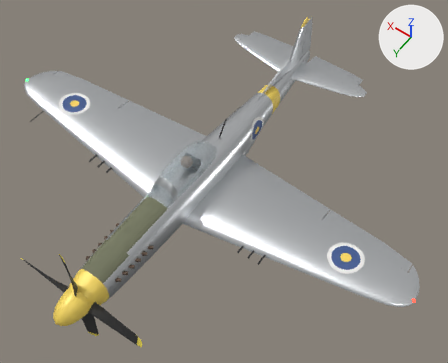
An edit to the glTF model game/assets/models/mustang.glb, drawn before and after from the same camera.
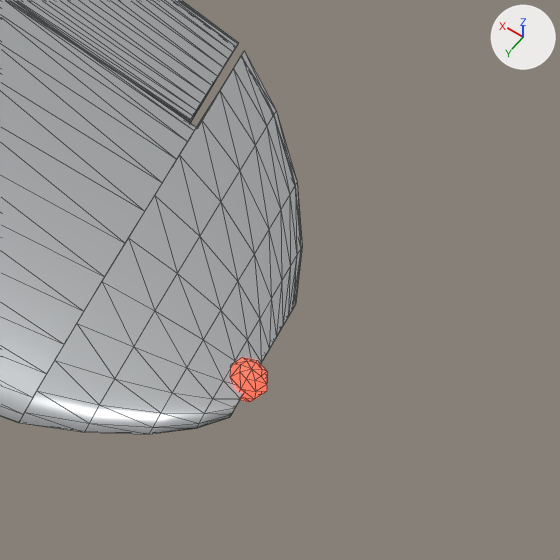
The first picture shows the older version from a camera (50 mm lens) standing at (-5.91, 7.04, 11.6) and looking at (-0.55, -0.46, -0.19). The close-ups show the older and then the newer version on the part from 86% to 100% of the width and 71% to 88% of the height of that picture. Only the edits that show in the close-ups are written down. The axes (+X, +Y, +Z) are drawn at upper right. The lights are the same throughout. The close-ups show mesh edges as thin lines. Vertices at exactly the same position are counted once.

In view in the first close-up: 'Aileron_L', 'NavLight_L', 'Wing_L_Outer', 'Wing_L_Tip'.
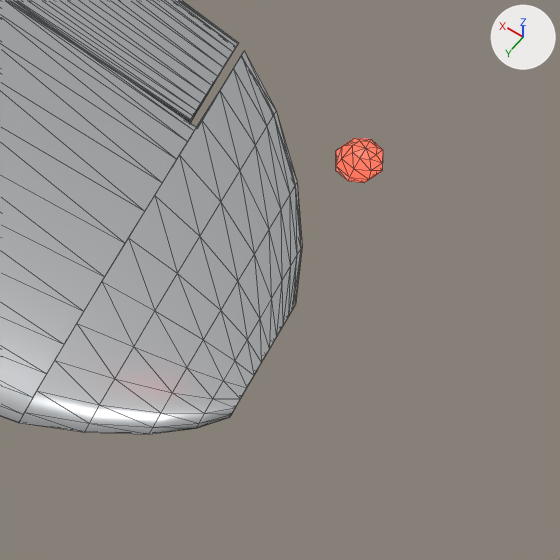
The newer file adds a shape key; the second version is drawn at full value of the shape key 'Flex' of 'NavLight_L', and the change is written as the vertex moves it makes.

Where the change shows, as pixel boxes [x1, y1, x2, y2] in the close-ups (560 x 560 px):
```json
{"object": "NavLight_L", "change": "reshaped", "before": [230, 357, 267, 402], "after": [336, 138, 383, 183]}
```

Scene script edits in JSON lines:
```json
{"block": "me_sphere_001", "where": "# used by ob_navlight_l; location = (-5.62, -0.008, 0.1)"}
{"op": "remove", "block": "me_sphere_001", "code": "me_sphere_001.from_pydata(...)  # 42 vertices, 80 faces; spans x -0.05..0.05, y -0.05..0.05, z -0.05..0.05"}
{"op": "add", "block": "me_sphere_001", "code": "me_sphere_001.from_pydata(...)  # 42 vertices, 80 faces; spans x -0.05..0.05, y -0.05..0.05, z 0.9448..1.0448"}
{"block": "me_sphere_001", "change": "me_sphere_001 part 1: 42 of 42 vertices moved; they spanned x -0.05..0.05, y -0.05..0.05, z -0.05..0.05 and now span x -0.05..0.05, y -0.05..0.05, z 0.9448..1.0448; mean shift (0.0, 0.0, 0.9938)"}
```
